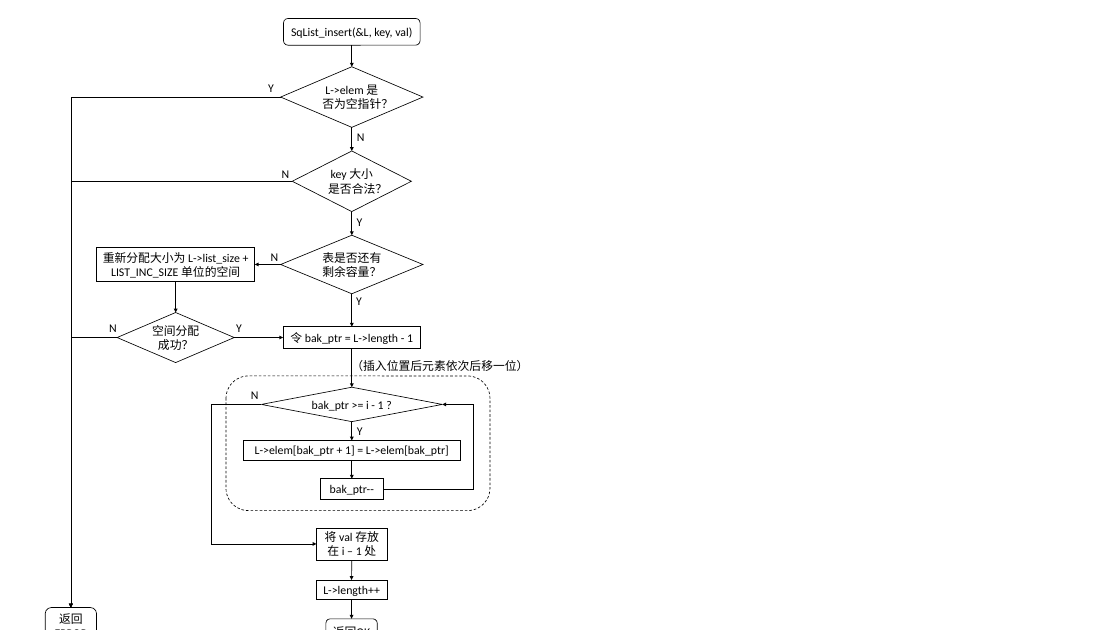
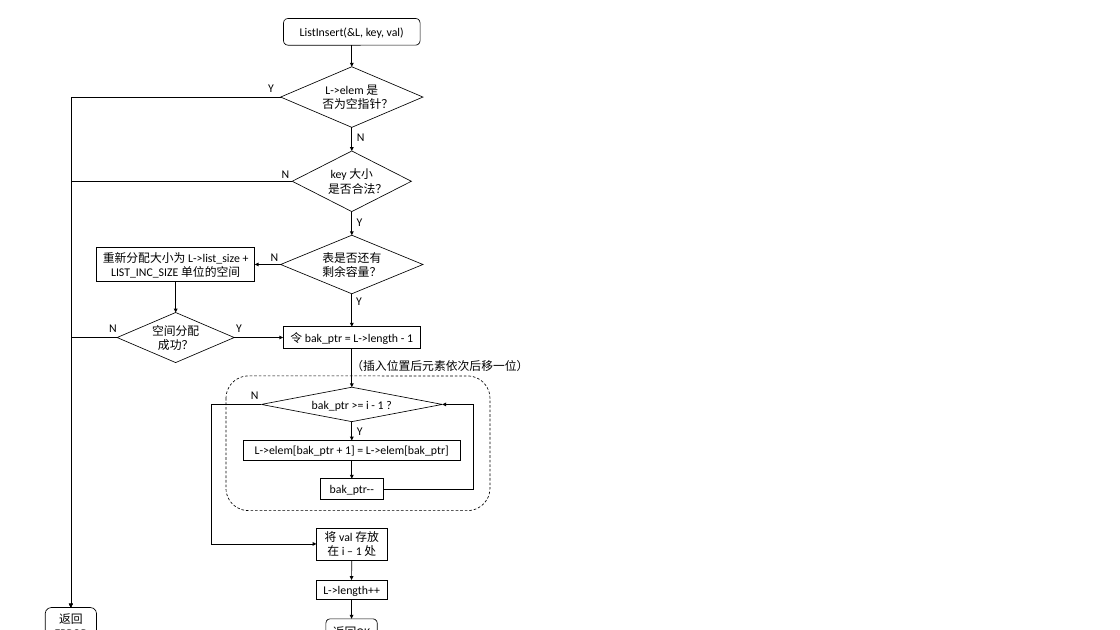
Before and after one commit to smdsbz/homework, a slide deck: slide 2 of data_structure/charts.pptx. Drawn at 1120x630 pixels with LibreOffice and Linux fonts; fonts in the diff are those of the drawing. Boxes give left, top, right and bottom in pixels: in the first picture for what was removed or moved away, otherwise in the second. Text is boxed around its words. In the diff, an @@ line names an element or a change of style, - is before the commit and + after.

```diff
--- a/data_structure/charts.pptx
+++ b/data_structure/charts.pptx
@@ text in rounded rectangle at box(300, 27, 404, 38): text changed @@
-SqList_insert(&L, key, val)
+ListInsert(&L, key, val)
```
Also in this commit, not shown: 2 slides added, 3 other files.
